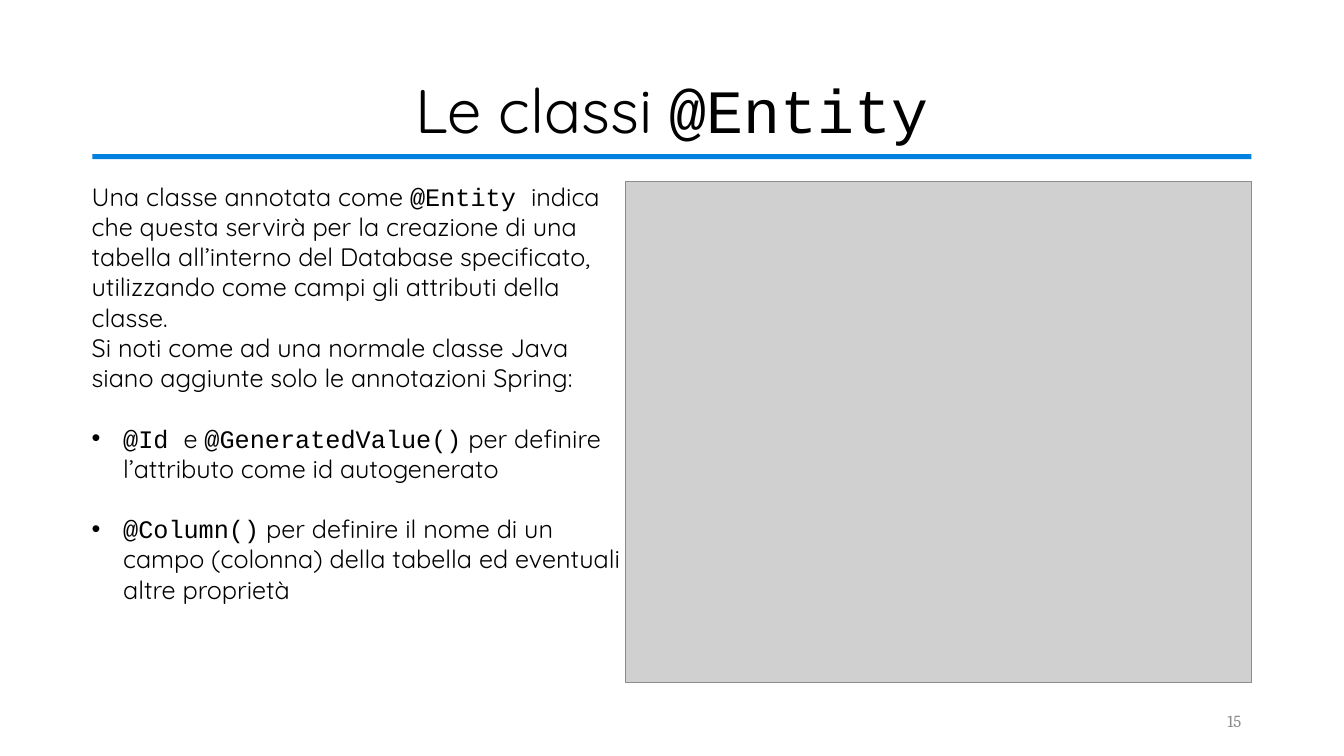
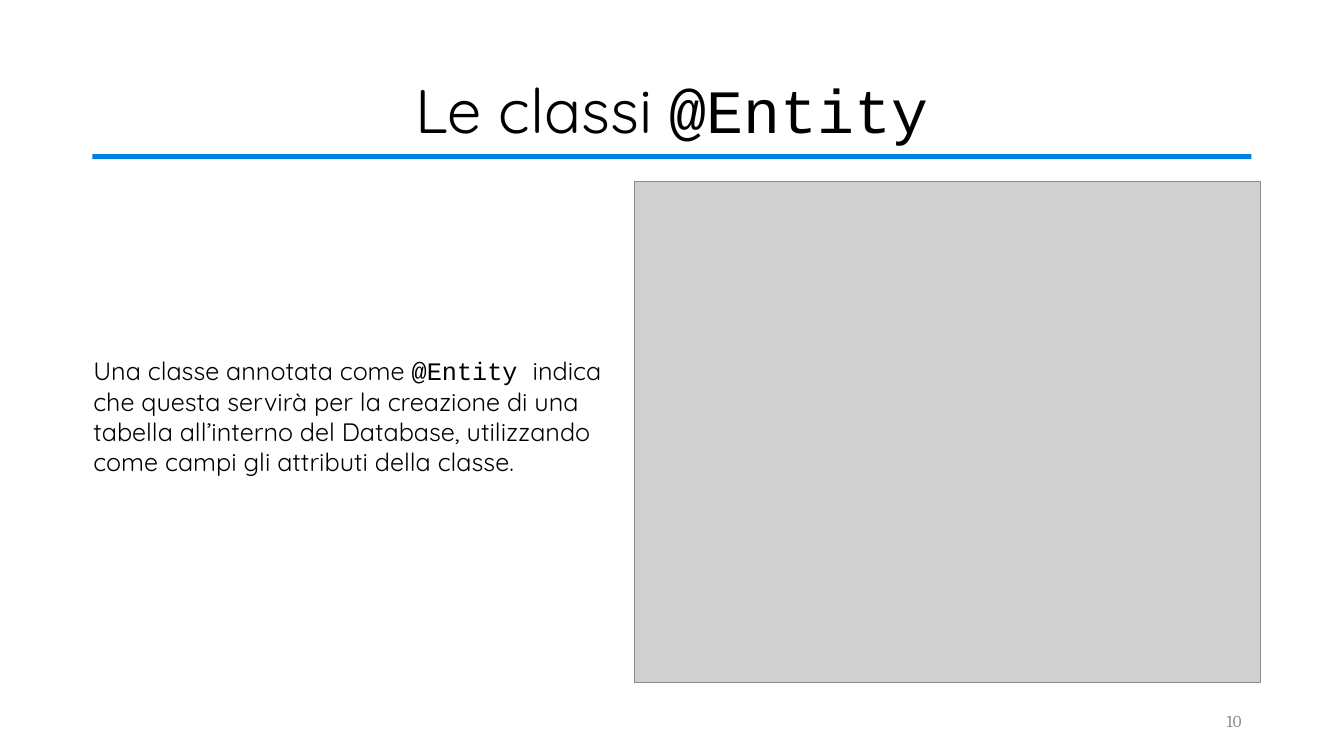
Before and after one commit to valeriodesiati/tesi, a slide deck: slide 10 of Presentazione/Valerio Desiati - Presentazione Discussione.pptx (slide 15 before the commit). Drawn at 1344x756 pixels with LibreOffice and Linux fonts; fonts in the diff are those of the drawing; grey boxes stand for pictures. Boxes give left, top, right and bottom in pixels: in the first picture for what was removed or moved away, otherwise in the second. Text is boxed around its words. In the diff, an @@ line names an element or a change of style, - is before the commit and + after.

```diff
--- a/Presentazione/Valerio Desiati - Presentazione Discussione.pptx
+++ b/Presentazione/Valerio Desiati - Presentazione Discussione.pptx
@@ picture: place and size @@
-picture at bbox=[626, 181, 1252, 684]
+picture at bbox=[635, 181, 1261, 684]
@@ text at bbox=[93, 361, 602, 476]: text changed @@
-Una classe annotata come @Entity indica che questa servirà per la creazione di una tabella all’interno del Database specificato, utilizzando come campi gli attributi della classe.
-Si noti come ad una normale classe Java siano aggiunte solo le annotazioni Spring:
-• @Id e @GeneratedValue() per definire l’attributo come id autogenerato
-• @Column() per definire il nome di un campo (colonna) della tabella ed eventuali altre proprietà
+Una classe annotata come @Entity indica che questa servirà per la creazione di una tabella all’interno del Database, utilizzando come campi gli attributi della classe.
@@ page number at bbox=[1227, 716, 1242, 727]: text changed @@
-15
+10
```
Also in this commit, not shown: 10 other slides changed, 10 slides removed, 7 other files.
